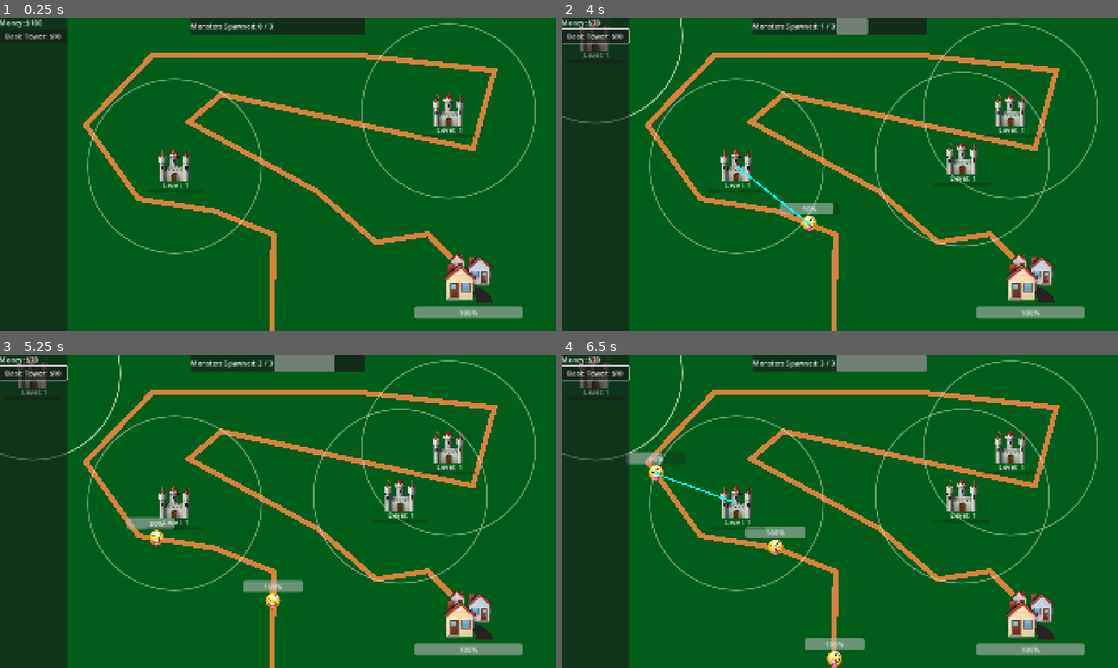
Above: before the commit, frames 1-4 (two rows, left to right).
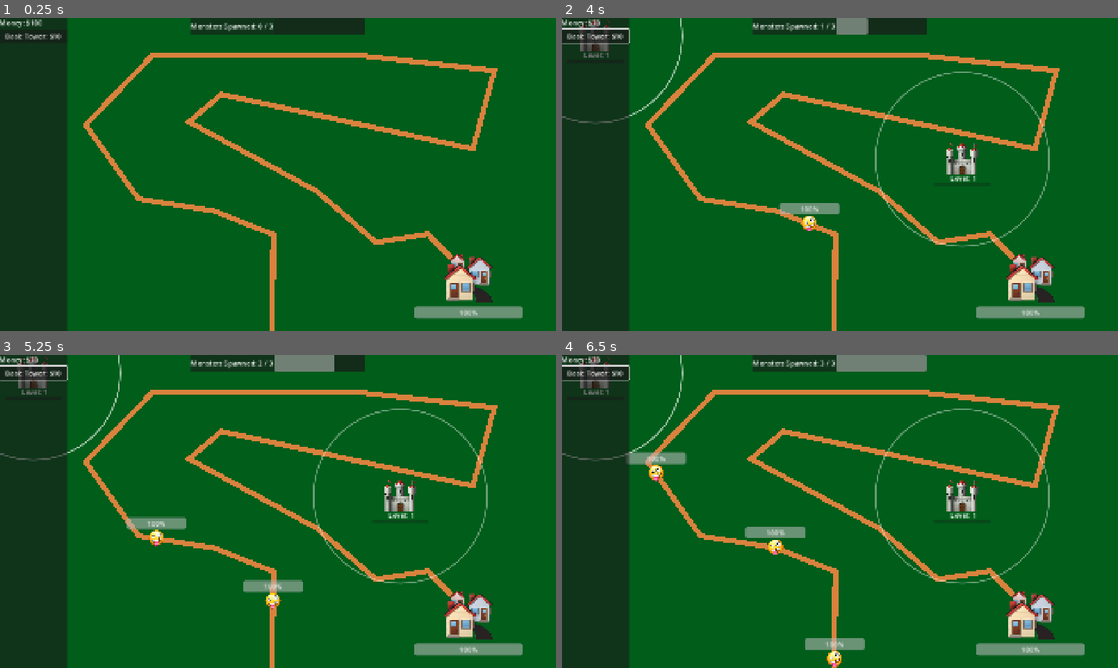
Above: after the commit, the same moments.

Repository: alexcolemandata/tower-defense
Game: Godot game, scene res://game.tscn
Two runs of this game, one before a commit and one after it. Both use one fixed random seed, a clock stepped at 60 frames per second and the inputs below.
Inputs (mouse positions are in pixels of both pictures, inside the frame that each line leads up to):
- Up to frame 1 (0.25 s): no input
- Up to frame 2 (4 s): click "Basic Tower: $10" at 0.5 s; click "Basic Tower: $10" at 1.25 s; click "Basic Tower: $10" at 2 s; move the mouse to (962, 158) at 2.77 s; click (962, 158) at 2.92 s; move the mouse to (728, 190) at 3.52 s; click (728, 190) at 3.67 s
- Up to frame 3 (5.25 s): move the mouse to (333, 442) at 4.27 s; click (333, 442) at 4.42 s; move the mouse to (250, 574) at 5.02 s; click (250, 574) at 5.17 s
- Up to frame 4 (6.5 s): move the mouse to (1006, 558) at 5.77 s; click (1006, 558) at 5.92 s

The runs differ from the first frame. In frame 1, 2.0% of the frame differs, in the area x 15-97%, y 1-76%; in frame 2, 2.2%; in frame 3, 2.1%; in frame 4, 2.3%.

Commit message:
monsters give money on death

Diff:
--- a/game.gd
+++ b/game.gd
@@ -55,13 +55,19 @@
 
 	var new_tower: Tower = TOWER.instantiate()
 	new_tower.state = Tower.State.PLACING
-	new_tower.placed.connect(finished_placing_tower)
+	new_tower.placed.connect(finished_placing_tower.bind(new_tower))
 	add_child(new_tower)
 
 	return
 
-func finished_placing_tower() -> void:
+func finished_placing_tower(tower: Tower) -> void:
 	game_state = GameState.PLAYING
+	tower.gained_money.connect(gain_money)
+	return
+
+func gain_money(amount: int) -> void:
+	money += amount
+	refresh_money()
 
 func refresh_ui() -> void:
 	refresh_money()
--- a/game.tscn
+++ b/game.tscn
@@ -1,8 +1,7 @@
-[gd_scene load_steps=7 format=3 uid="uid://bka00kwm83sv3"]
+[gd_scene load_steps=6 format=3 uid="uid://bka00kwm83sv3"]
 
 [ext_resource type="Script" uid="uid://dry28hs6v2cxv" path="res://game.gd" id="1_80nbo"]
 [ext_resource type="PackedScene" uid="uid://dxmbscpv7glme" path="res://monster_trail.tscn" id="2_e2o6t"]
-[ext_resource type="PackedScene" uid="uid://eou4mq5n6oh3" path="res://tower.tscn" id="3_feb5d"]
 [ext_resource type="PackedScene" uid="uid://du65lrtiyds3j" path="res://town.tscn" id="4_fc0e3"]
 [ext_resource type="PackedScene" uid="uid://dwc1hnjb0rhp5" path="res://in_game_ui.tscn" id="5_7jktm"]
 
@@ -24,12 +23,6 @@
 
 [node name="MonsterTrail" parent="." instance=ExtResource("2_e2o6t")]
 unique_name_in_owner = true
-
-[node name="Tower" parent="." instance=ExtResource("3_feb5d")]
-position = Vector2(344, 295)
-
-[node name="Tower2" parent="." instance=ExtResource("3_feb5d")]
-position = Vector2(975, 168)
 
 [node name="GameOverScreen" type="ColorRect" parent="."]
 unique_name_in_owner = true
--- a/tower.gd
+++ b/tower.gd
@@ -11,6 +11,7 @@
 @onready var xp_level_progress_bar: ProgressBar = %XPLevelProgressBar
 
 signal placed
+signal gained_money(money_gained: int)
 
 enum State {PLACING, ACTIVE}
 var state = State.ACTIVE
@@ -99,6 +100,7 @@
 
 func gain_xp(amount: int) -> void:
 	xp += amount
+	gained_money.emit(amount)
 
 	speech_box.text = "+" + str(amount) + "XP!"
 	await get_tree().create_timer(1.).timeout
Not shown, changed: TODO.md
